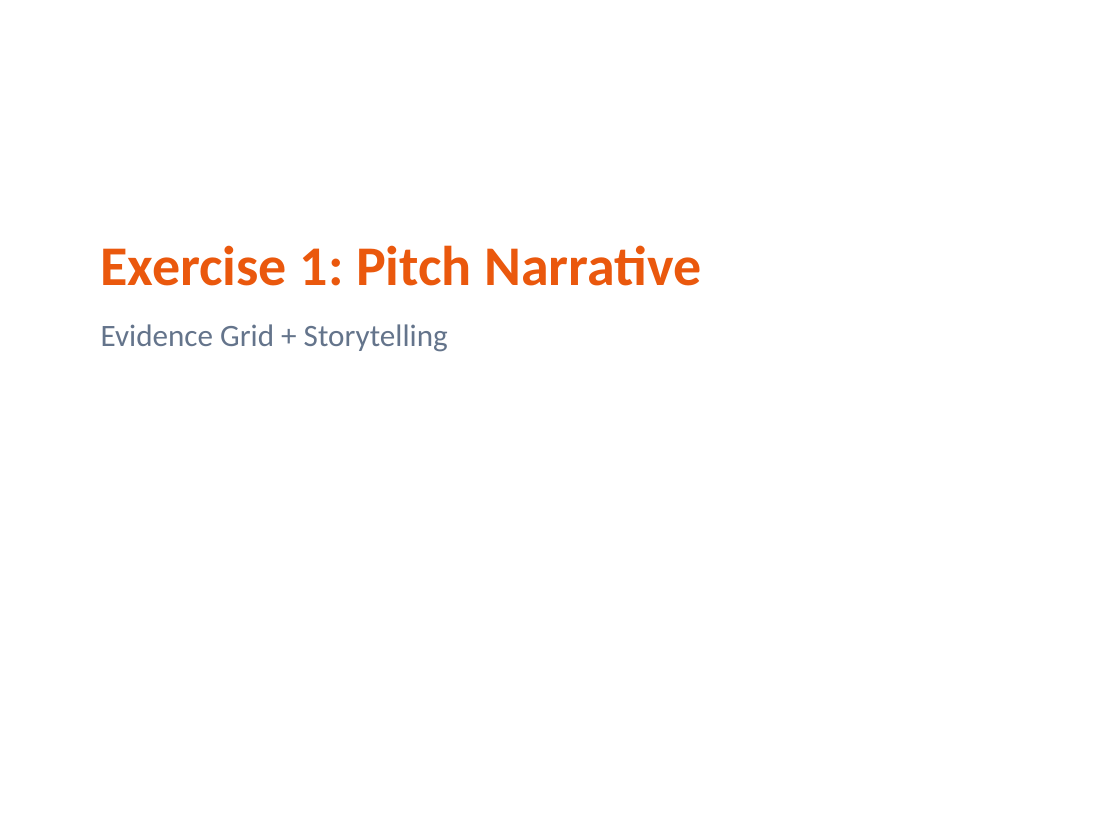
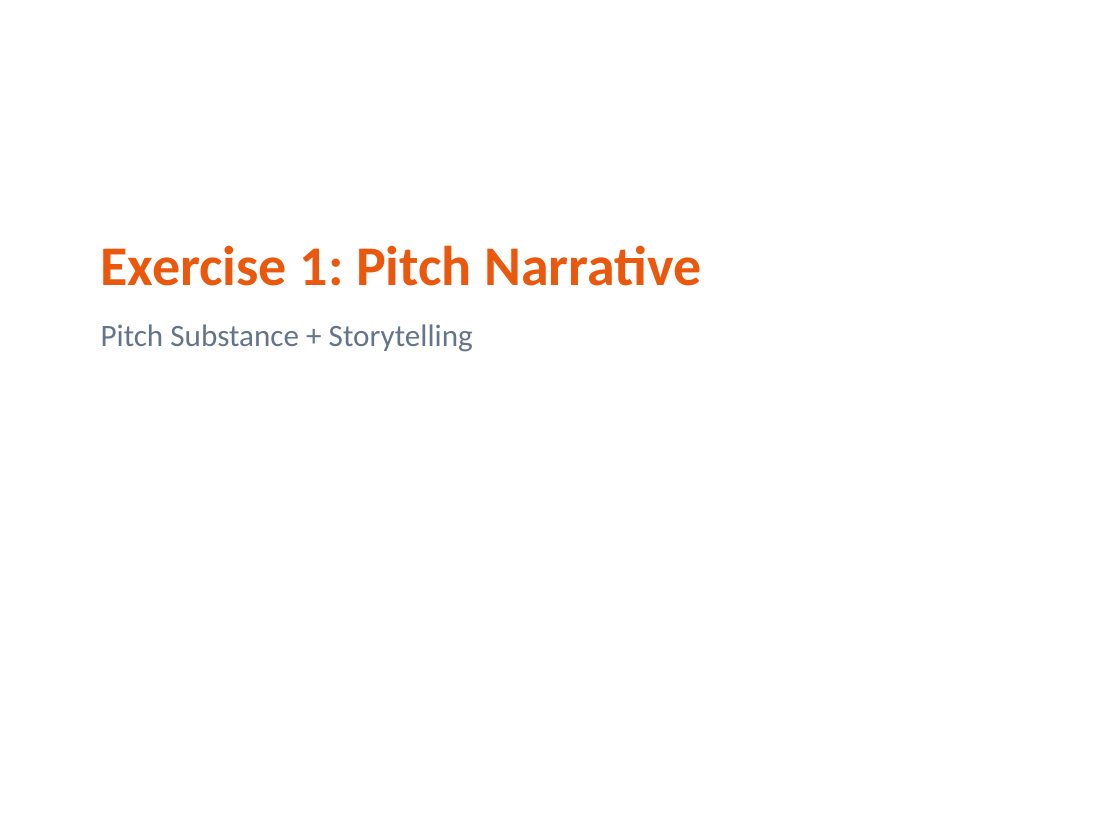
Before and after one commit to TheGinjaNinja/gnv-fundraising-workshop, a slide deck: slide 1 of low-tech/pitch-narrative.pptx. Drawn at 1120x840 pixels with LibreOffice and Linux fonts; fonts in the diff are those of the drawing. Boxes give left, top, right and bottom in pixels: in the first picture for what was removed or moved away, otherwise in the second. Text is boxed around its words. In the diff, an @@ line names an element or a change of style, - is before the commit and + after.

```diff
--- a/low-tech/pitch-narrative.pptx
+++ b/low-tech/pitch-narrative.pptx
@@ text at (101, 324, 473, 352): text changed @@
-Evidence Grid + Storytelling
+Pitch Substance + Storytelling
```
Also in this commit, not shown: 2 other slides changed, 2 other files.
